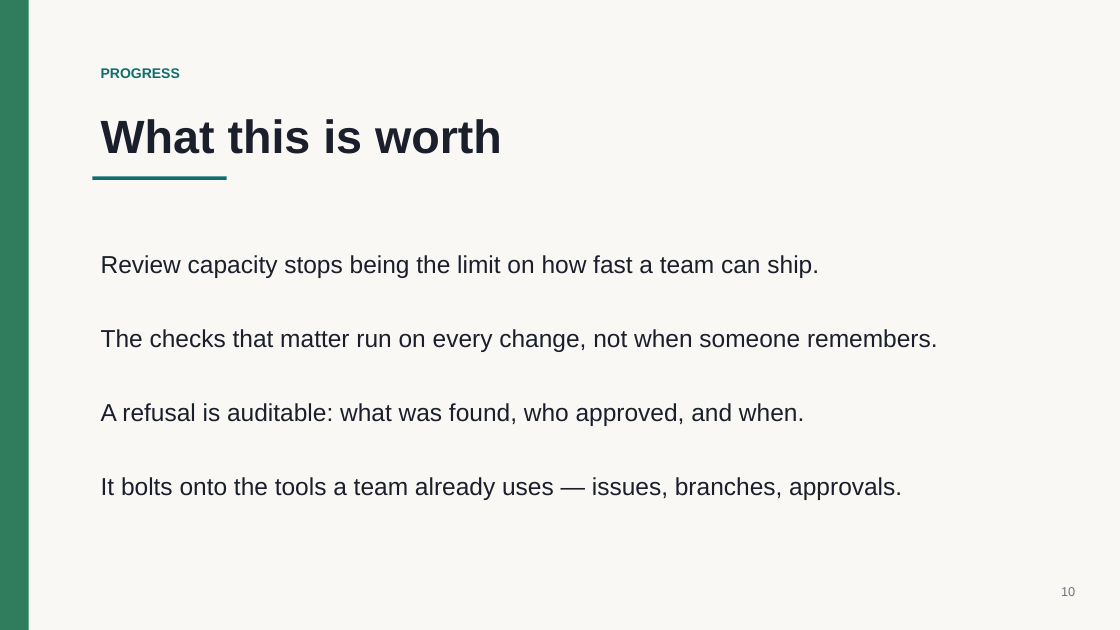
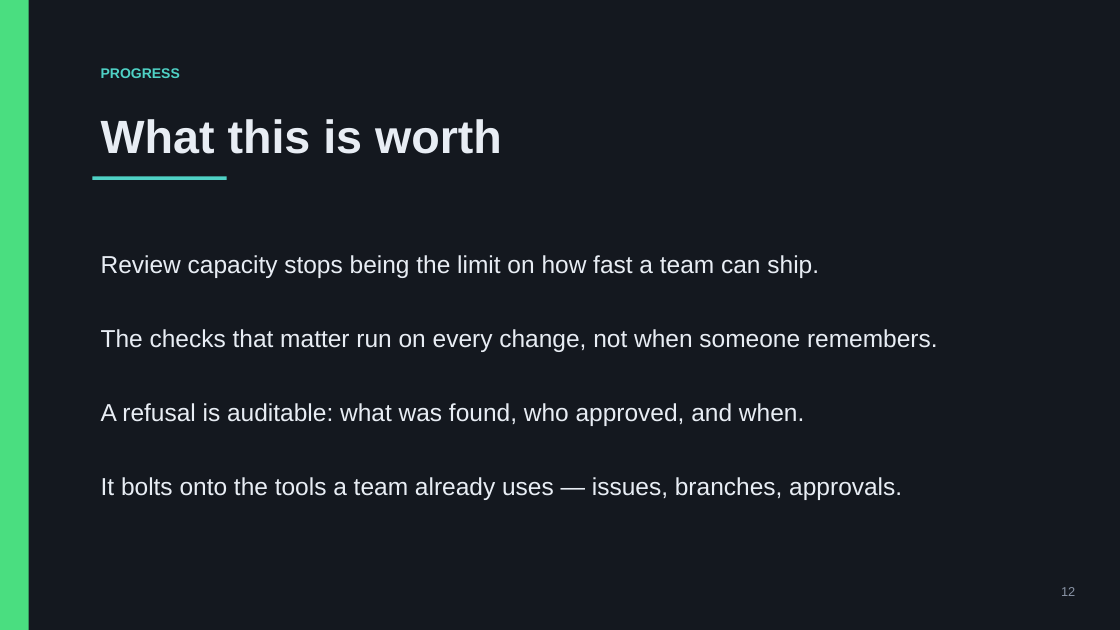
Before and after one commit to mohamedsorour1998/TheAgentOrg, a slide deck: slide 12 of docs/pitch/TheAgentOrg-prefinal.pptx (slide 10 before the commit). Drawn at 1120x630 pixels with LibreOffice and Linux fonts; fonts in the diff are those of the drawing. Boxes give left, top, right and bottom in pixels: in the first picture for what was removed or moved away, otherwise in the second. Text is boxed around its words. In the diff, an @@ line names an element or a change of style, - is before the commit and + after.

```diff
--- a/docs/pitch/TheAgentOrg-prefinal.pptx
+++ b/docs/pitch/TheAgentOrg-prefinal.pptx
@@ rectangle at [0,0,1120,630]: fill #FAF8F5 to #14181F @@
@@ rectangle at [0,0,29,630]: fill #2F7D5C to #4ADE80 @@
@@ text "PROGRESS" at [101,68,180,78]: text colour #0F6E6E to #4FD1C5 @@
@@ rectangle at [92,176,227,180]: fill #0F6E6E to #4FD1C5 @@
@@ text colour #1A1F2B to #E8EDF4 in 5 elements at [101,119,502,154], [101,255,819,278], [101,329,938,352], [101,403,804,426], [101,477,902,500] @@
@@ text at [1061,587,1075,596]: text changed; text colour #6B7485 to #8A94A6 @@
-10
+12
```
Also in this commit, not shown: 12 other slides changed, 2 slides added, 10 other files.
